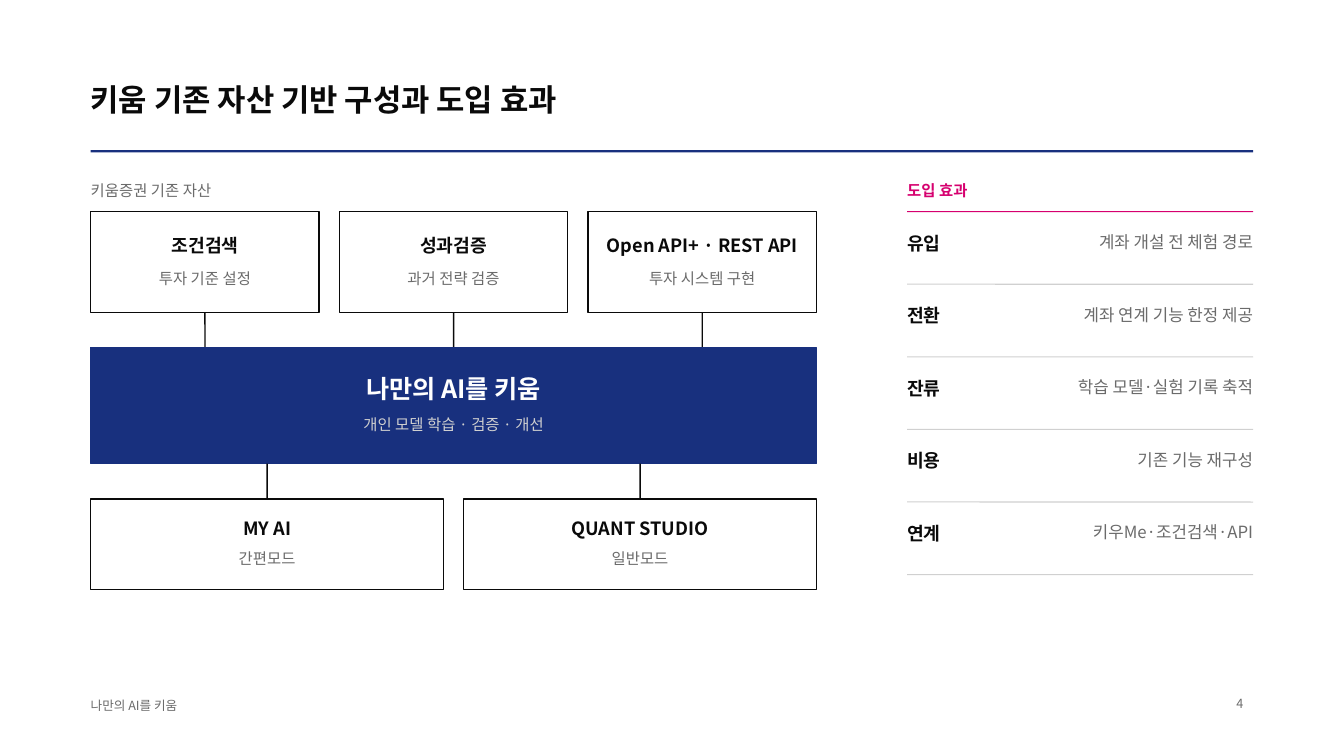
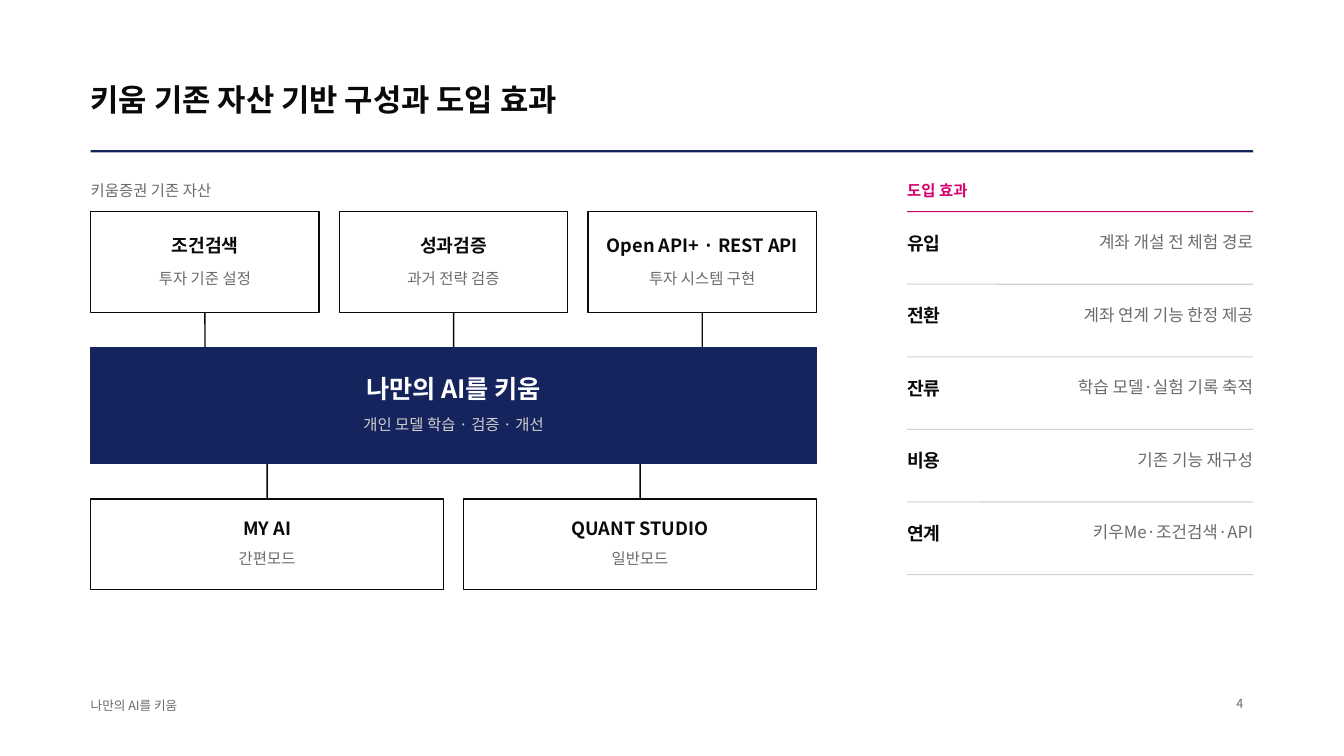
Before and after one commit to kjhoeakjy/why-kw, a slide deck: slide 4 of docs/deck/WhyKiwoom_AI_FACTORY.pptx. Drawn at 1344x756 pixels with LibreOffice and Linux fonts; fonts in the diff are those of the drawing. Boxes give left, top, right and bottom in pixels: in the first picture for what was removed or moved away, otherwise in the second. Text is boxed around its words. In the diff, an @@ line names an element or a change of style, - is before the commit and + after.

```diff
--- a/docs/deck/WhyKiwoom_AI_FACTORY.pptx
+++ b/docs/deck/WhyKiwoom_AI_FACTORY.pptx
@@ line (91, 151) - (1253, 151): stroke #18307E 1.5 pt to #16245E 1.5 pt @@
@@ rectangle at [91,348,817,464]: fill #18307E to #16245E; outline #18307E 1 pt to #16245E 1 pt @@
```
Also in this commit, not shown: 5 other slides changed, 10 other files.
